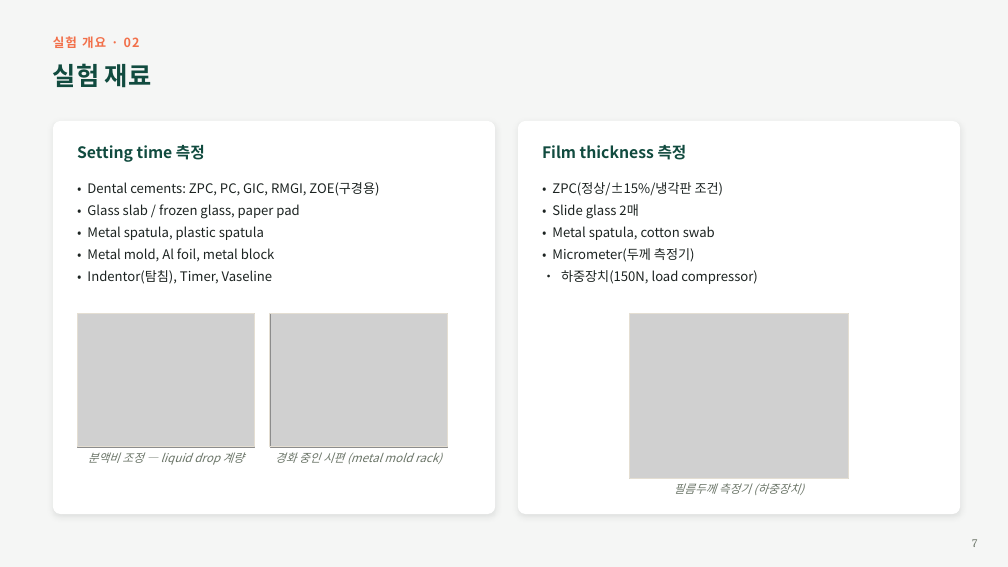
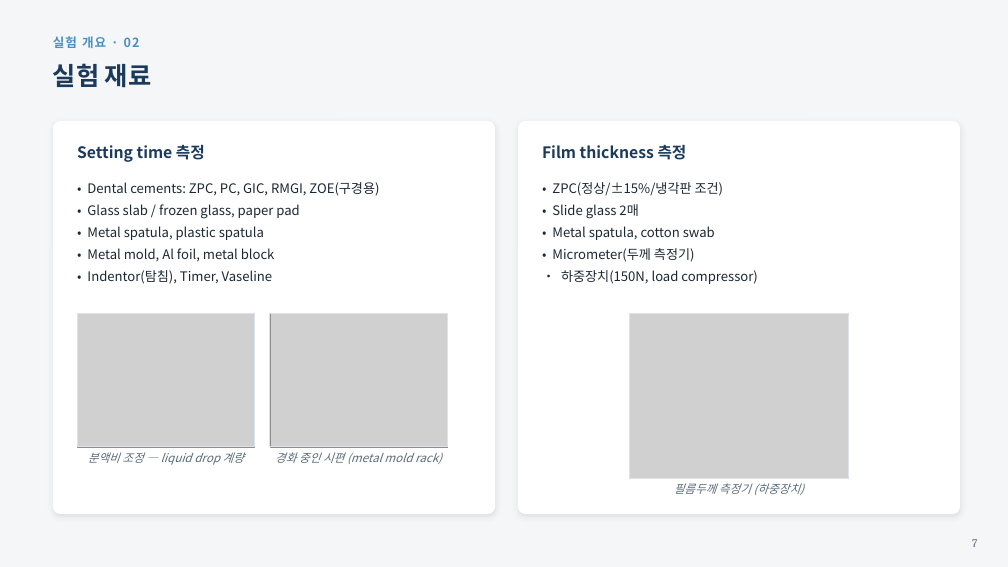
Before and after one commit to yojokem/-, a slide deck: slide 7 of 수복치과재료학실험/수복치과재료학실험_DentalCements_20260922.pptx. Drawn at 1008x567 pixels with LibreOffice and Linux fonts; fonts in the diff are those of the drawing; grey boxes stand for pictures. Boxes give left, top, right and bottom in pixels: in the first picture for what was removed or moved away, otherwise in the second. Text is boxed around its words. In the diff, an @@ line names an element or a change of style, - is before the commit and + after.

```diff
--- a/수복치과재료학실험/수복치과재료학실험_DentalCements_20260922.pptx
+++ b/수복치과재료학실험/수복치과재료학실험_DentalCements_20260922.pptx
@@ background #F5F6F5 to #F5F6F8 @@
@@ text "실험 개요 · 02" at bbox=[53, 36, 140, 48]: text colour #F2704A to #4A90C2 @@
@@ text colour #114B3F to #1B3A5C in 3 elements at bbox=[53, 63, 151, 88], bbox=[77, 145, 205, 162], bbox=[542, 145, 687, 160] @@
@@ text "• Dental cements: ZPC, PC, ..." at bbox=[87, 182, 379, 284]: text colour #1C2321 to #1C2733 @@
@@ text "• ZPC(정상/±15%/냉각판 조건)" at bbox=[552, 182, 757, 284]: text colour #1C2321 to #1C2733 @@
@@ rectangle at bbox=[77, 314, 255, 447]: outline #E4DED2 1 pt to #DCE3EA 1 pt @@
@@ rectangle at bbox=[270, 314, 448, 447]: outline #E4DED2 1 pt to #DCE3EA 1 pt @@
@@ text colour #6B7568 to #5B6B7A in 3 elements at bbox=[88, 452, 244, 465], bbox=[275, 452, 442, 464], bbox=[674, 483, 804, 495] @@
```
Also in this commit, not shown: 13 other slides changed, 1 other file.
